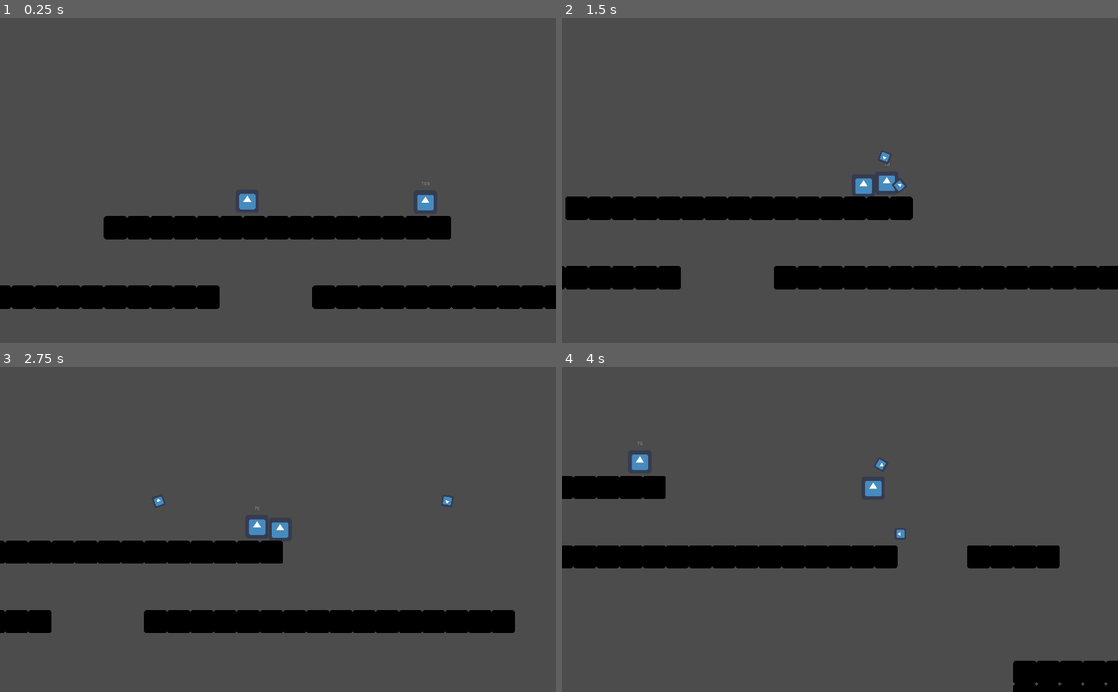
Above: before the commit, frames 1-4 (two rows, left to right).
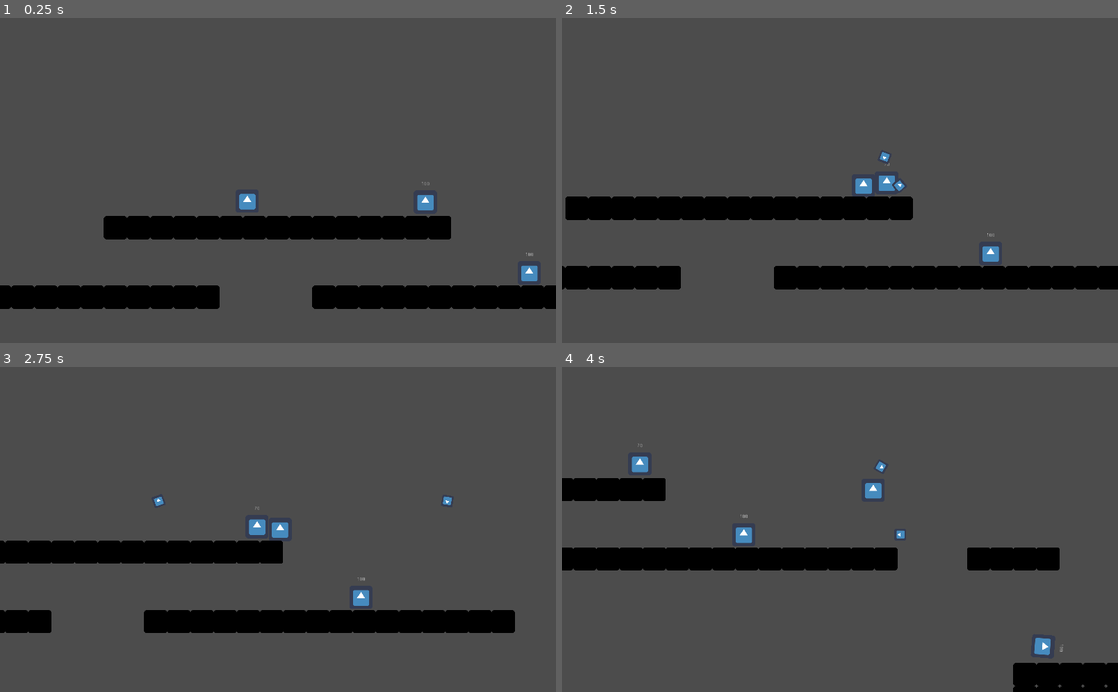
Above: after the commit, the same moments.

Repository: dodo3142/WinterGameJam
Game: Godot game, scene res://Scenes/TestLevel.tscn
Same seed, same stepped clock (60 frames per second), same inputs: the game is played once before the commit and once after it. The engine's default icon, where the game draws it, is replaced by a stand-in: a white triangle on a blue panel in a dark square.
Inputs:
- Up to frame 1 (0.25 s): no input
- Up to frame 2 (1.5 s): hold Right (Right) from 0.53 s (still down); tap X (Attack) at 0.6, 1.35 s; tap Z (Jump) at 0.77 s
- Up to frame 3 (2.75 s): tap Z (Jump) at 1.52 s; release Right (Right) at 2.03 s; hold Left (Left) from 2.03 s (still down); tap X (Attack) at 2.1 s
- Up to frame 4 (4 s): release Left (Left) at 2.78 s; hold Right (Right) from 2.78 s (still down); tap X (Attack) at 2.85, 3.6 s; tap Z (Jump) at 3.02, 3.77 s

The runs differ from the first frame. In frame 1, 0.2% of the frame differs, in the area x 93-97%, y 72-81%; in frame 2, 0.1%; in frame 3, 0.1%; in frame 4, 1.9%, in the area x 0-100%, y 22-99%.

Commit message:
bruuuh

Diff:
--- a/WinterGameJam/Scenes/TestLevel.tscn
+++ b/WinterGameJam/Scenes/TestLevel.tscn
@@ -47,3 +47,20 @@
 
 [node name="BasicEnemy" parent="." instance=ExtResource( 4 )]
 position = Vector2( 440, -103 )
+
+[node name="BasicEnemy2" parent="." instance=ExtResource( 4 )]
+position = Vector2( 727, 93 )
+
+[node name="BasicEnemy3" parent="." instance=ExtResource( 4 )]
+position = Vector2( -919, 85 )
+
+[node name="BasicEnemy4" parent="." instance=ExtResource( 4 )]
+position = Vector2( -1421, 534 )
+
+[node name="BasicEnemy5" parent="." instance=ExtResource( 4 )]
+position = Vector2( -179, 666 )
+rotation = 1.65062
+
+[node name="BasicEnemy6" parent="." instance=ExtResource( 4 )]
+position = Vector2( 1554, 402 )
+rotation = 1.65062
